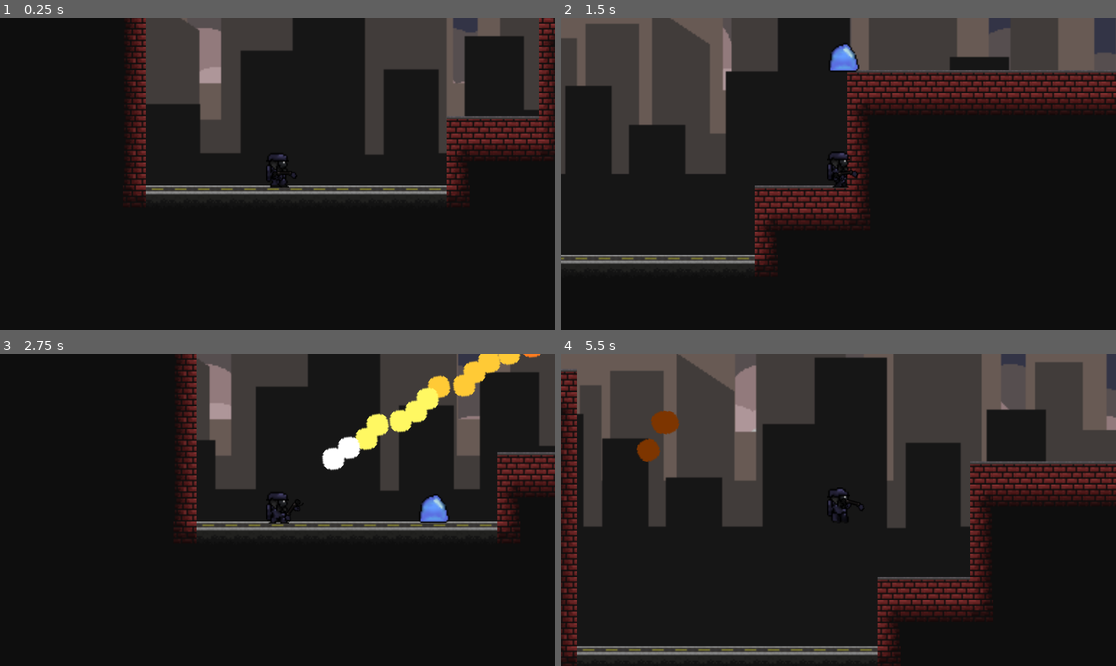
Above: before the commit, frames 1-4 (two rows, left to right).
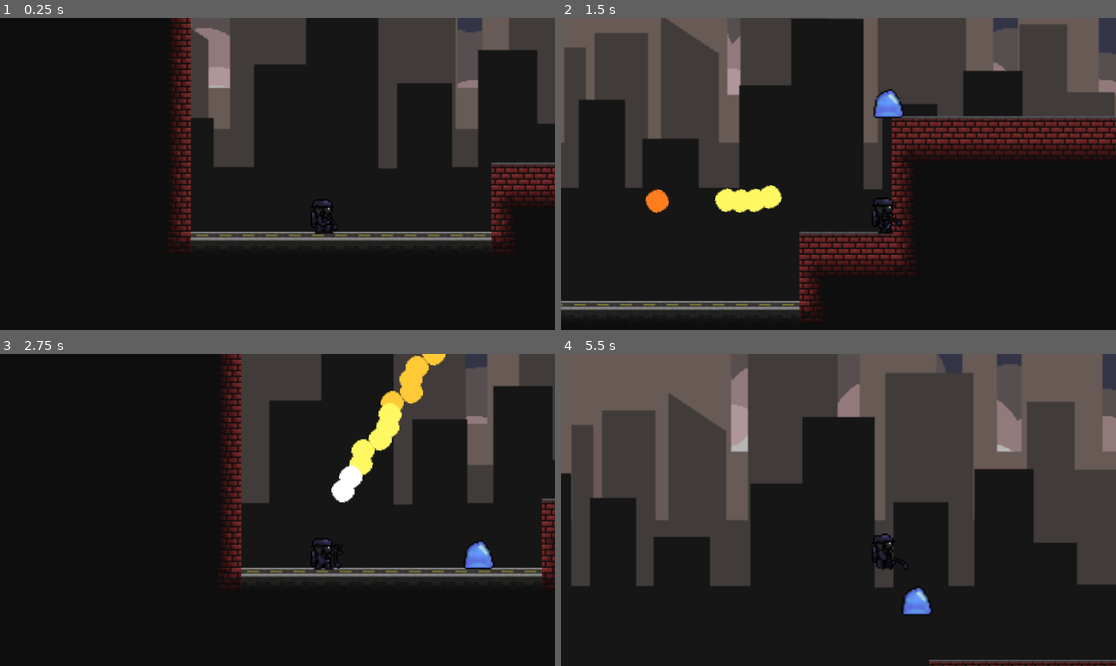
Above: after the commit, the same moments.

Repository: ItsPlagueDoctor/FireShooter
Game: Godot game, scene res://Levels/level_1.tscn
Two runs of this game, one before a commit and one after it. Both use one fixed random seed, a clock stepped at 60 frames per second and the inputs below. The engine's default icon, where the game draws it, is replaced by a stand-in: a white triangle on a blue panel in a dark square.
Inputs (mouse positions are in pixels of both pictures, inside the frame that each line leads up to):
- Up to frame 1 (0.25 s): no input
- Up to frame 2 (1.5 s): tap Enter (ui_accept) at 0.5, 0.77 s; move the mouse to (960, 158) at 0.52 s; press the mouse at (960, 158) at 0.53 s; hold D (move right) from 0.53 s (still down); move the mouse to (727, 189) at 1.27 s; release the mouse at (727, 189) at 1.28 s; click (727, 189) at 1.35 s
- Up to frame 3 (2.75 s): tap Enter (ui_accept) at 1.52 s; move the mouse to (333, 441) at 2.02 s; release D (move right) at 2.03 s; press the mouse at (333, 441) at 2.03 s; hold A (move left) from 2.03 s (still down)
- Up to frame 4 (5.5 s): move the mouse to (810, 572) at 2.77 s; release A (move left) at 2.78 s; release the mouse at (810, 572) at 2.78 s; hold D (move right) 2.78-4.25 s; click (810, 572) at 2.85 s; tap Enter (ui_accept) at 3.02, 3.77, 5.27 s; move the mouse to (1005, 556) at 3.52 s; press the mouse at (1005, 556) at 3.53 s; tap Escape (Pause, bound only after the commit) at 4.15 s; release the mouse at (1005, 556) at 4.25 s; click (888, 531) at 4.25 s, where only the run after the commit has a clickable "Resume"; move the mouse to (672, 463) at 5.02 s; hold A (move left) from 5.03 s (still down); click (672, 463) at 5.1 s

The runs differ from the first frame. In frame 1, 20% of the frame differs, in the area x 22-100%, y 0-75%; in frame 2, 29%; in frame 3, 20%; in frame 4, 39%, in the area x 0-100%, y 0-100%.

Commit message:
v1.8 plz work

Diff:
--- a/Levels/level_1.tscn
+++ b/Levels/level_1.tscn
@@ -16,10 +16,6 @@
 
 [node name="CharacterBody2D" parent="." instance=ExtResource("2_6apdl")]
 position = Vector2(27, -25)
-
-[node name="Camera2D2" type="Camera2D" parent="CharacterBody2D"]
-position = Vector2(7, 19)
-zoom = Vector2(3, 3)
 
 [node name="Enemy" parent="." instance=ExtResource("3_440bm")]
 position = Vector2(410, -177)
--- a/MainCharacter.gd
+++ b/MainCharacter.gd
@@ -6,11 +6,15 @@
 var inAttackRange = false
 var attackCoolDown = true
 
+var paused = false
+
 var health = 100
-
 # Get the gravity from the project settings to be synced with RigidBody nodes.
 var gravity = ProjectSettings.get_setting("physics/2d/default_gravity")
 @onready var anim = $Sprite2D
+@onready var pause_menu = $Camera2D/pauseMenu
+func _ready():
+	pause_menu.hide()
 
 func _physics_process(delta):
 	# Add the gravity.
@@ -44,6 +48,10 @@
 		self.queue_free()
 		get_tree().reload_current_scene()
 
+	if Input.is_action_just_pressed("Pause"):
+		pauseMenu()
+
+
 
 
 
@@ -69,3 +77,13 @@
 
 func _on_cool_down_timeout():
 	attackCoolDown = true
+
+
+func pauseMenu():
+	paused = !paused
+	if paused:
+		pause_menu.show()
+		Engine.time_scale = 0
+	else:
+		pause_menu.hide()
+		Engine.time_scale = 1
--- a/Scenes/MainCharacter.tscn
+++ b/Scenes/MainCharacter.tscn
@@ -1,6 +1,7 @@
-[gd_scene load_steps=17 format=3 uid="uid://c8gl4uumt68j"]
+[gd_scene load_steps=18 format=3 uid="uid://c8gl4uumt68j"]
 
 [ext_resource type="Script" path="res://MainCharacter.gd" id="1_k02uv"]
+[ext_resource type="PackedScene" uid="uid://bit8lxu18q8rw" path="res://Scenes/pause_menu.tscn" id="2_3thny"]
 [ext_resource type="PackedScene" uid="uid://cx7u4funjut4n" path="res://Scenes/flameThrower.tscn" id="3_04pdh"]
 [ext_resource type="Texture2D" uid="uid://b1ct61vrnn6cd" path="res://sprite/Spriteeee-0002.png" id="3_ejsxo"]
 [ext_resource type="Texture2D" uid="uid://bu7txdjy503bw" path="res://sprite/Spriteeee-0003.png" id="4_i46r1"]
@@ -87,7 +88,10 @@
 shape = SubResource("RectangleShape2D_itbwg")
 
 [node name="Camera2D" type="Camera2D" parent="."]
+position = Vector2(-31, -32)
 zoom = Vector2(3, 3)
+
+[node name="pauseMenu" parent="Camera2D" instance=ExtResource("2_3thny")]
 
 [node name="flameThrower" parent="." instance=ExtResource("3_04pdh")]
 
--- /dev/null
+++ b/Scenes/pause_menu.tscn
@@ -0,0 +1,31 @@
+[gd_scene load_steps=2 format=3 uid="uid://bit8lxu18q8rw"]
+
+[ext_resource type="Script" path="res://Scripts/pause_menu.gd" id="1_3uivu"]
+
+[node name="pauseMenu" type="Control"]
+layout_mode = 3
+anchors_preset = 15
+anchor_right = 1.0
+anchor_bottom = 1.0
+grow_horizontal = 2
+grow_vertical = 2
+script = ExtResource("1_3uivu")
+
+[node name="MarginContainer" type="MarginContainer" parent="."]
+layout_mode = 0
+offset_right = 40.0
+offset_bottom = 40.0
+
+[node name="VBoxContainer" type="VBoxContainer" parent="MarginContainer"]
+layout_mode = 2
+
+[node name="Resume" type="Button" parent="MarginContainer/VBoxContainer"]
+layout_mode = 2
+text = "Resume"
+
+[node name="Quit" type="Button" parent="MarginContainer/VBoxContainer"]
+layout_mode = 2
+text = "Quit"
+
+[connection signal="pressed" from="MarginContainer/VBoxContainer/Resume" to="." method="_on_resume_pressed"]
+[connection signal="pressed" from="MarginContainer/VBoxContainer/Quit" to="." method="_on_quit_pressed"]
--- /dev/null
+++ b/Scripts/pause_menu.gd
@@ -0,0 +1,12 @@
+extends Control
+
+@onready var MC = $"../../"
+
+
+func _on_resume_pressed():
+	MC.pauseMenu()
+
+
+
+func _on_quit_pressed():
+	get_tree().quit()
--- a/project.godot
+++ b/project.godot
@@ -36,3 +36,8 @@
 "events": [Object(InputEventKey,"resource_local_to_scene":false,"resource_name":"","device":-1,"window_id":0,"alt_pressed":false,"shift_pressed":false,"ctrl_pressed":false,"meta_pressed":false,"pressed":false,"keycode":0,"physical_keycode":65,"key_label":0,"unicode":97,"echo":false,"script":null)
 ]
 }
+Pause={
+"deadzone": 0.5,
+"events": [Object(InputEventKey,"resource_local_to_scene":false,"resource_name":"","device":-1,"window_id":0,"alt_pressed":false,"shift_pressed":false,"ctrl_pressed":false,"meta_pressed":false,"pressed":false,"keycode":0,"physical_keycode":4194305,"key_label":0,"unicode":0,"echo":false,"script":null)
+]
+}
Binary file added: Fonts/font bold extend/font bold extend.png
Not shown, added: Fonts/font bold extend/font bold extend.png.import
Binary file added: Fonts/font bold extend/font bold.png
Not shown, added: Fonts/font bold extend/font bold.png.import
Binary file added: Fonts/font bold shadow/font bold sh extend.png
Not shown, added: Fonts/font bold shadow/font bold sh extend.png.import
Binary file added: Fonts/font bold shadow/font bold sh.png
Not shown, added: Fonts/font bold shadow/font bold sh.png.import
Not shown, added: Fonts/plain V2/plain subimages.txt
Binary file added: Fonts/plain V2/plain.png
Not shown, added: Fonts/plain V2/plain.png.import
Binary file added: Fonts/plain2 extended v2/font extend.png
(and 3 more such lines)
